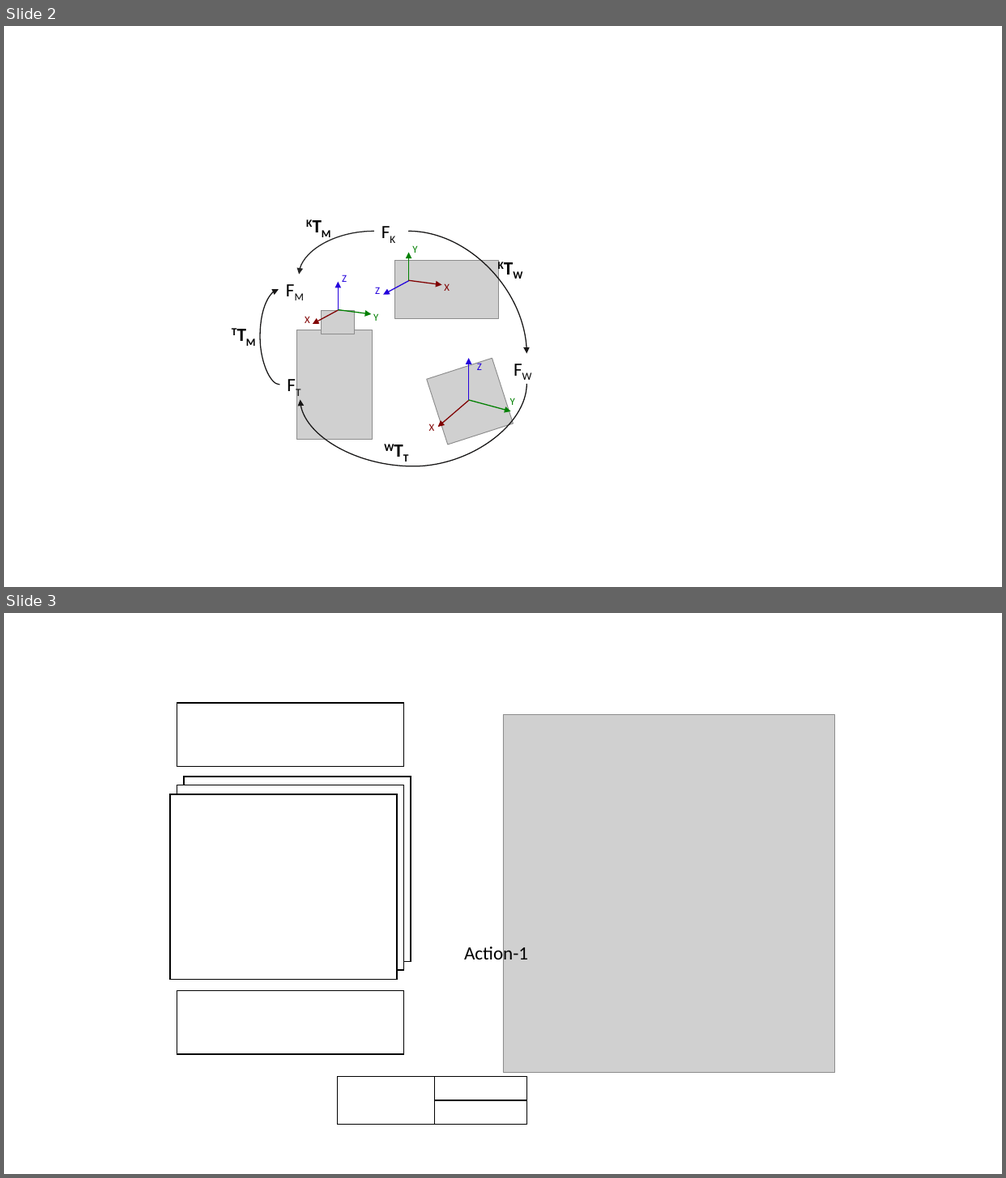
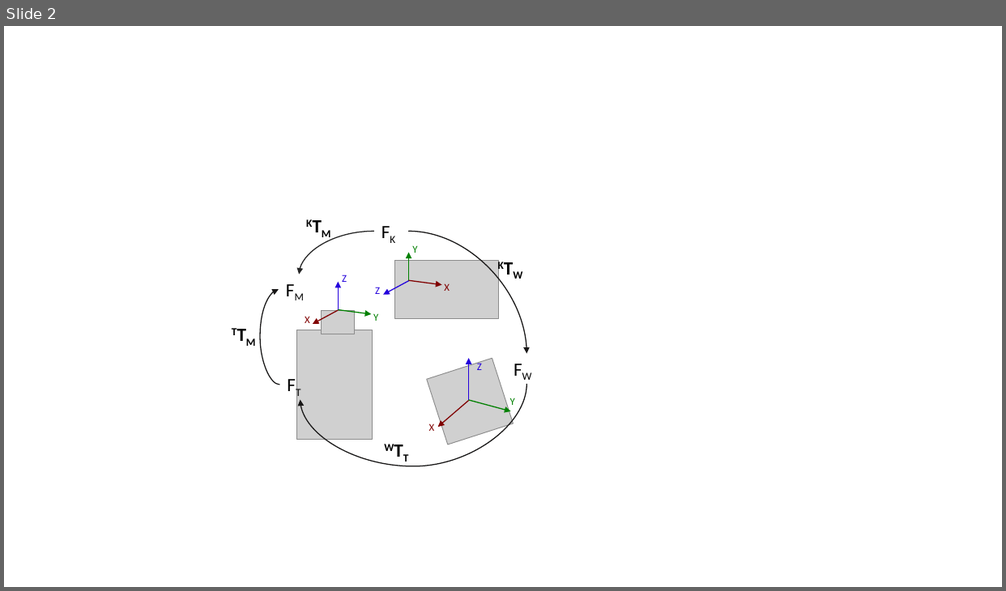
Before and after one commit to praveenv4k/indriya, a slide deck: docs/Misc/Pictures.pptx. Shown one above the other, each under a label of ours: slides 2 and 3 before the commit, slide 2 after it. The pictures are 1006x1178 and 1006x591 pixels, drawn with LibreOffice and Linux fonts; fonts in the diff are those of the drawing; grey boxes stand for pictures. Boxes give left, top, right and bottom in pixels: in the first picture for what was removed or moved away, otherwise in the second. Text is boxed around its words. In the diff, an @@ line names an element or a change of style, - is before the commit and + after.

```diff
--- a/docs/Misc/Pictures.pptx
+++ b/docs/Misc/Pictures.pptx
@@ slide 3 removed at (4, 613, 1002, 1174), background #FFFFFF @@
@@ rectangle removed at (177, 703, 404, 766) @@
@@ picture removed at (503, 715, 835, 1072) @@
@@ rectangle removed at (184, 777, 411, 962) @@
@@ rectangle removed at (170, 795, 397, 980) @@
@@ rectangle removed at (177, 786, 404, 970) @@
@@ text removed at (464, 943, 528, 965) @@
-Action-1
@@ rectangle removed at (177, 991, 404, 1054) @@
@@ rectangle removed at (337, 1077, 526, 1125) @@
@@ rectangle removed at (434, 1077, 526, 1125) @@
@@ line removed from (434, 1101) to (526, 1101) @@
```
Also in this commit, not shown: 2 slides added, 7 other files.
